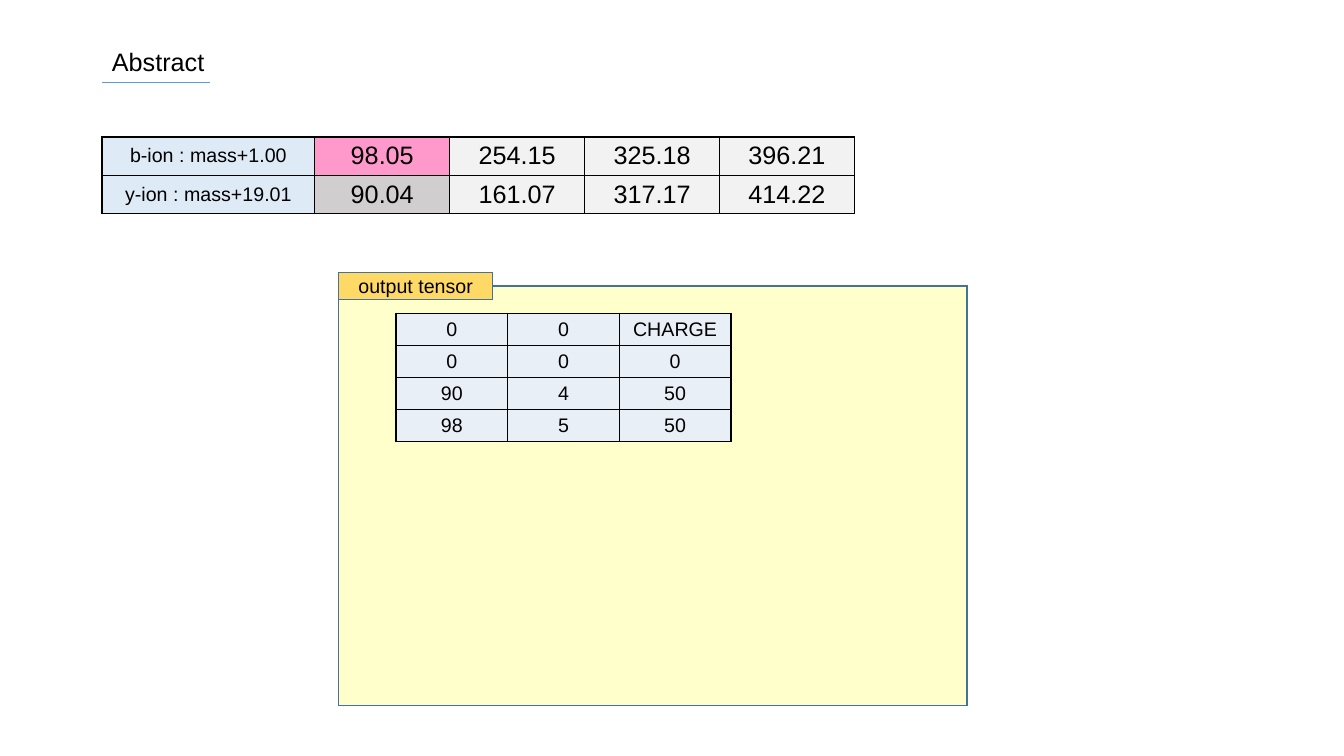
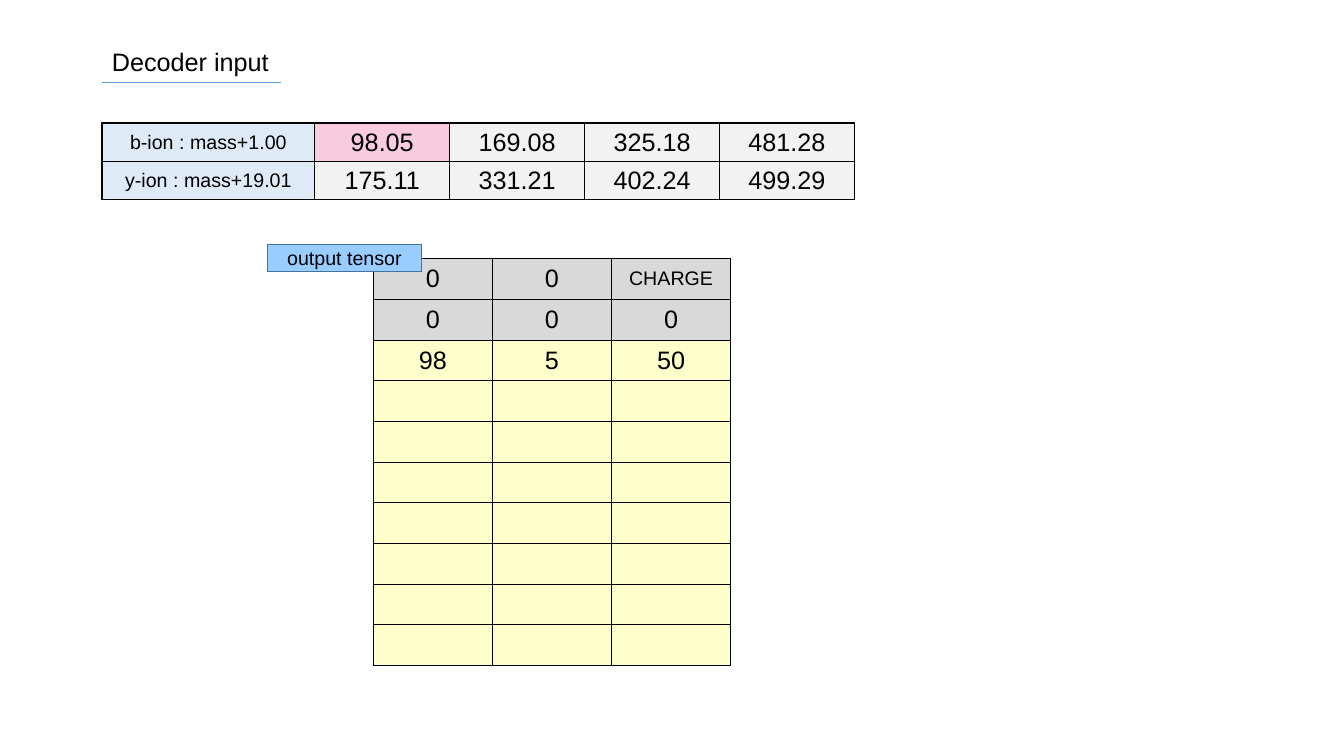
Before and after one commit to SiLviASizZ/HYU_2022, a slide deck: slide 76 of gradproj/Project/presentation/0725.pptx (slide 55 before the commit). Drawn at 1344x756 pixels with LibreOffice and Linux fonts; fonts in the diff are those of the drawing. Boxes give left, top, right and bottom in pixels: in the first picture for what was removed or moved away, otherwise in the second. Text is boxed around its words. In the diff, an @@ line names an element or a change of style, - is before the commit and + after.

```diff
--- a/gradproj/Project/presentation/0725.pptx
+++ b/gradproj/Project/presentation/0725.pptx
@@ text at (112,52,269,77): text changed @@
-Abstract
+Decoder input
@@ line moved from (102, 83) - (211, 83) to (102, 83) - (281, 83) @@
@@ table at (102,123,855,204) @@
-row 1, column 3: 254.15
+row 1, column 3: 169.08
-row 1, column 5: 396.21
+row 1, column 5: 481.28
-row 2: y-ion : mass+19.01 | 90.04 | 161.07 | 317.17 | 414.22
+row 2: y-ion : mass+19.01 | 175.11 | 331.21 | 402.24 | 499.29
@@ fill #FF99CC to #F9CBDF in row 1, column 2 @@
@@ fill #D0CECE to #F2F2F2 in row 2, column 2 @@
@@ table: place and size @@
-table at (102,137,855,218)
+table at (102,123,855,204)
@@ rectangle "output tensor": place and size @@
-rectangle "output tensor" at (339,272,493,299)
+rectangle "output tensor" at (267,244,421,271)
@@ rectangle "output tensor" at (267,244,421,271): fill #FFD966 to #99CCFF @@
@@ table at (373,259,730,666) @@
-row 3: 90 | 4 | 50
+row 4:  |  | 
+row 5:  |  | 
+row 6:  |  | 
+row 7:  |  | 
+row 8:  |  | 
+row 9:  |  | 
+row 10:  |  | 
@@ table: place and size @@
-table at (396,314,732,448)
+table at (373,259,730,666)
@@ rectangle removed at (339,286,967,706) @@
```
Also in this commit, not shown: 20 other slides changed, 94 slides added, 8 slides removed, 1 other file.
